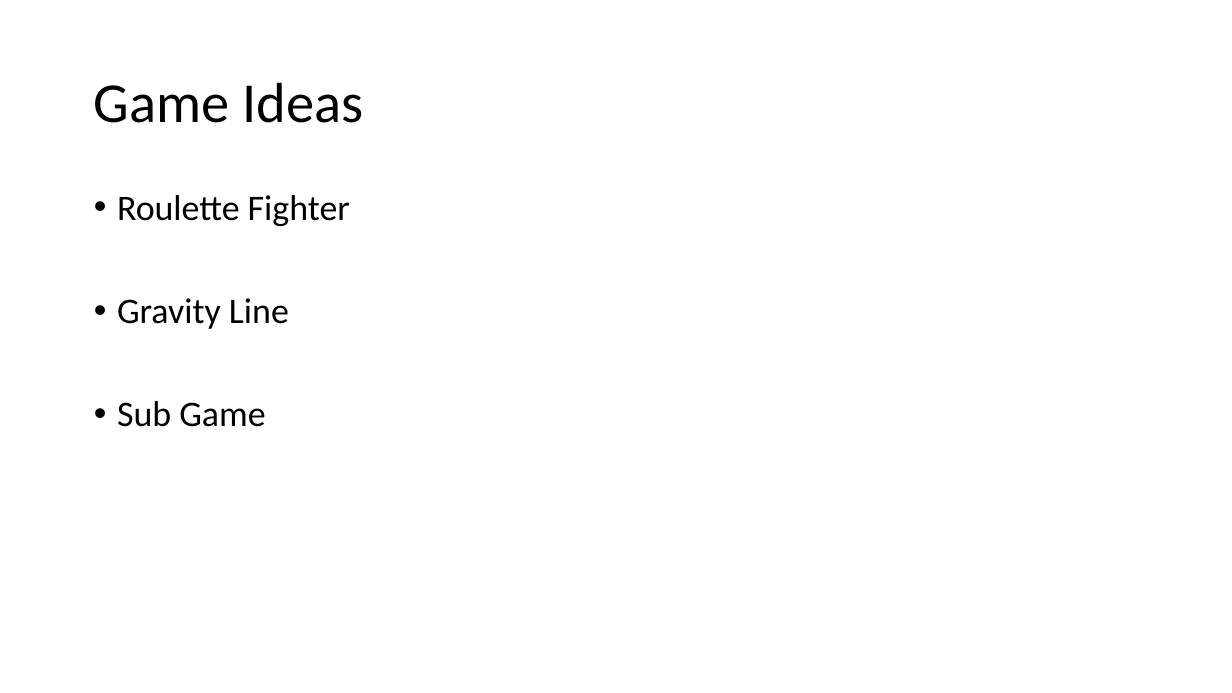
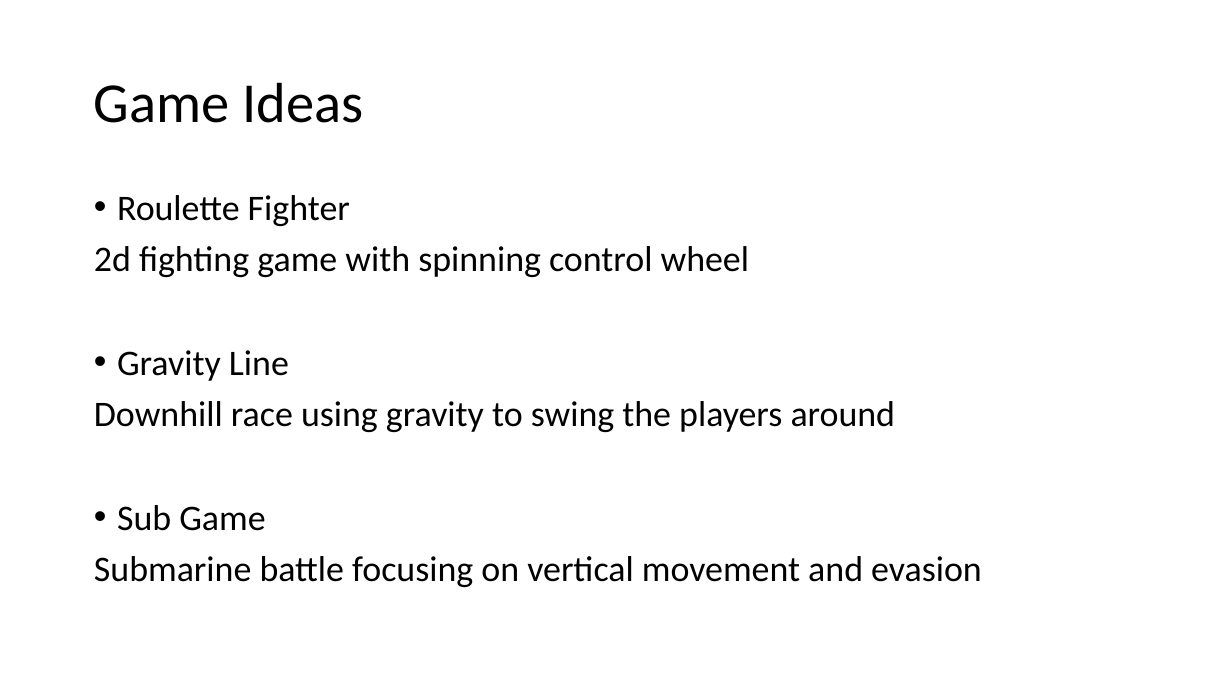
Before and after one commit to UoSGroupProjects1718/dm-bandai-namco-group-9, a slide deck: slide 5 of Presentations/Game Design Masterclass Presentation One.pptx. Drawn at 1232x693 pixels with LibreOffice and Linux fonts; fonts in the diff are those of the drawing. Boxes give left, top, right and bottom in pixels: in the first picture for what was removed or moved away, otherwise in the second. Text is boxed around its words. In the diff, an @@ line names an element or a change of style, - is before the commit and + after.

```diff
--- a/Presentations/Game Design Masterclass Presentation One.pptx
+++ b/Presentations/Game Design Masterclass Presentation One.pptx
@@ text at (x1=94, y1=246, x2=749, y2=277): paragraph added @@
+2d fighting game with spinning control wheel
@@ text at (x1=94, y1=401, x2=896, y2=432): paragraph added @@
+Downhill race using gravity to swing the players around
@@ text at (x1=94, y1=556, x2=982, y2=587): paragraph added @@
+Submarine battle focusing on vertical movement and evasion
```
Also in this commit, not shown: 7 other slides changed, 1 other file.
